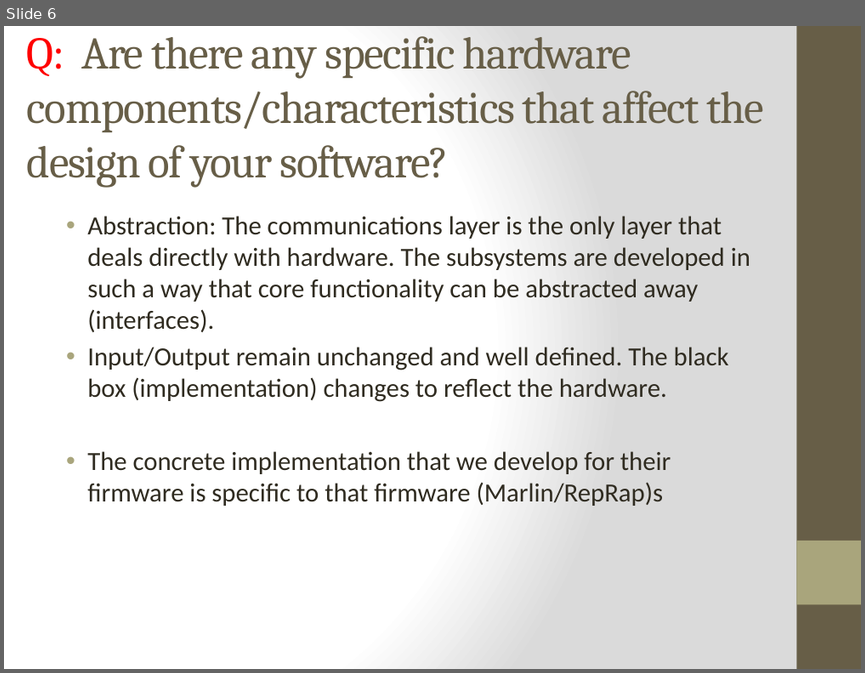
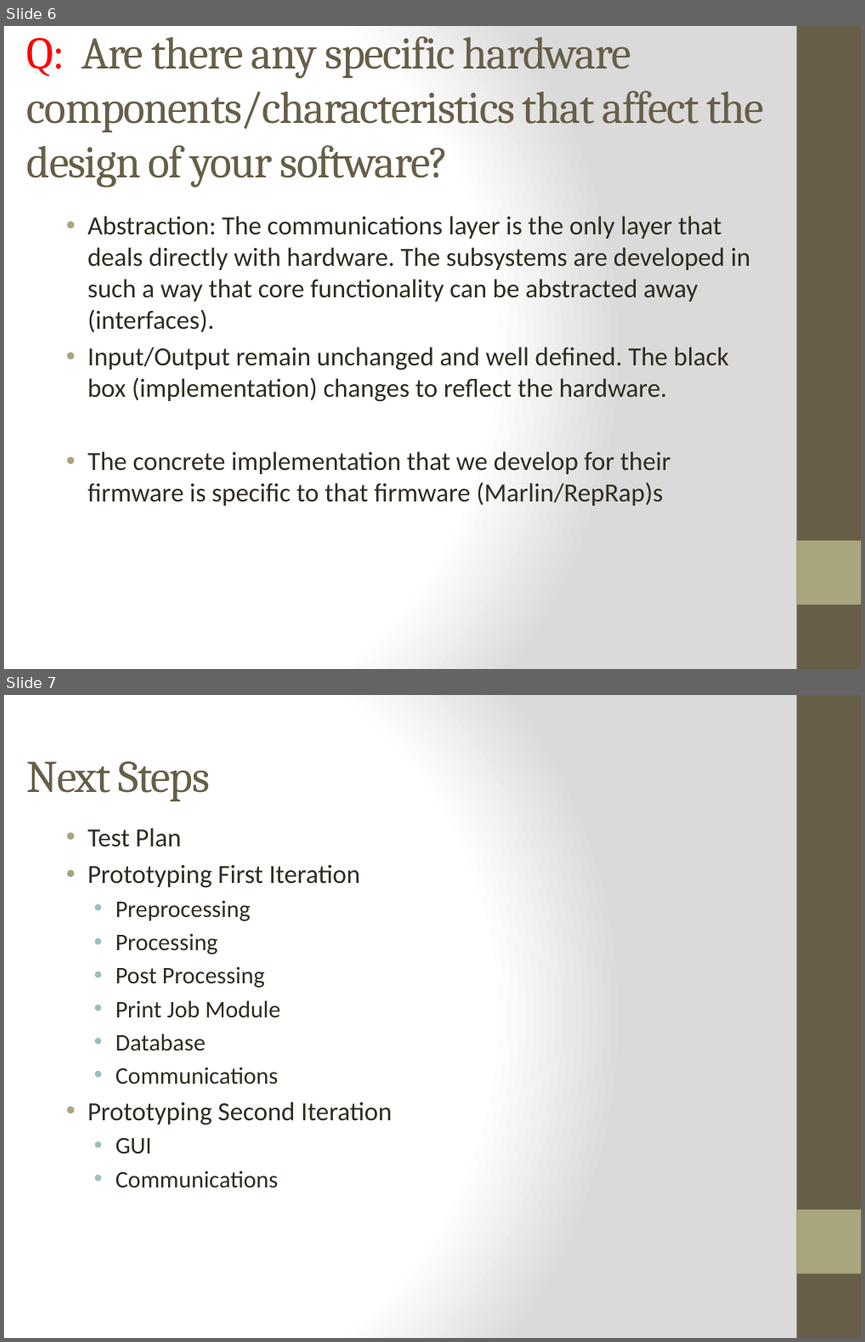
Before and after one commit to qpHalcy0n/SRDesign, a slide deck: Status Updates/2014 02 28.pptx. Shown one above the other, each under a label of ours: slide 6 before the commit, slides 6 and 7 after it. The pictures are 865x673 and 865x1342 pixels, drawn with LibreOffice and Linux fonts; fonts in the diff are those of the drawing. Boxes give left, top, right and bottom in pixels: in the first picture for what was removed or moved away, otherwise in the second. Text is boxed around its words. In the diff, an @@ line names an element or a change of style, - is before the commit and + after.

Commit message:
udated test plan

```diff
--- a/Status Updates/2014 02 28.pptx
+++ b/Status Updates/2014 02 28.pptx
@@ slide 7 added at [4, 695, 861, 1338], background gradient #FFFFFF to #DADADA; not listed: 2 template elements that a slide beside it also shows @@
@@ title added at [27, 761, 209, 801], 38 pt, text #675E47 @@
+Next Steps
@@ text added at [87, 828, 392, 1188], 20 pt, text #2F2B20 @@
+• Test Plan
+• Prototyping First Iteration
+  • Preprocessing
+  • Processing
+  • Post Processing
+  • Print Job Module
+  • Database
+  • Communications
+• Prototyping Second Iteration
+  • GUI
+  • Communications
```
Also in this commit, not shown: 1 other file.
